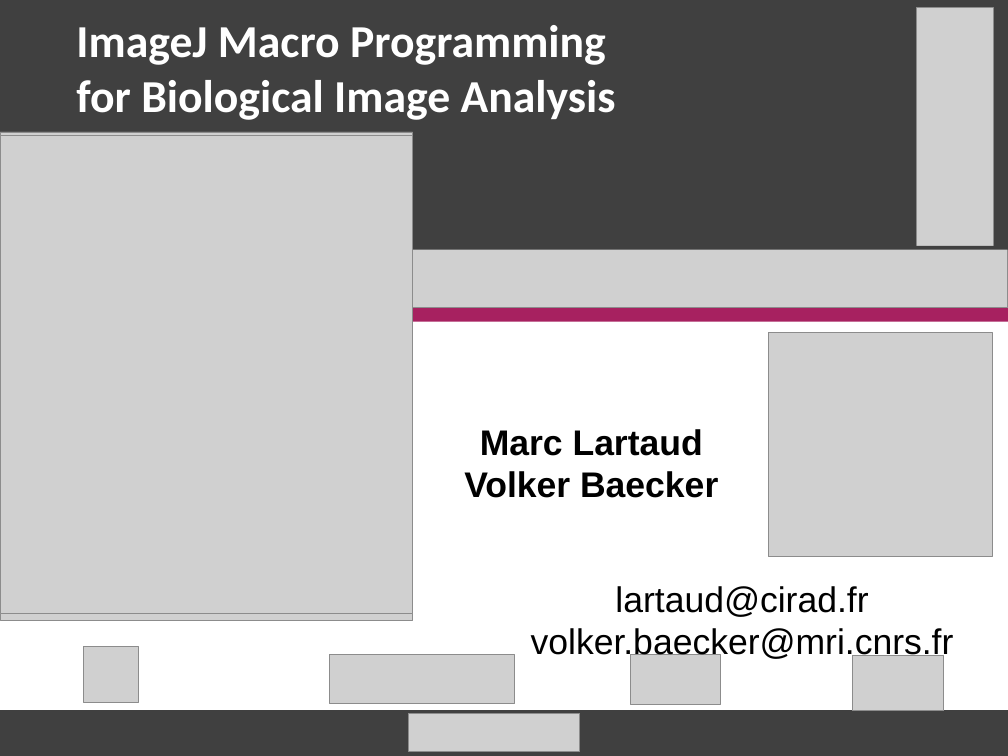
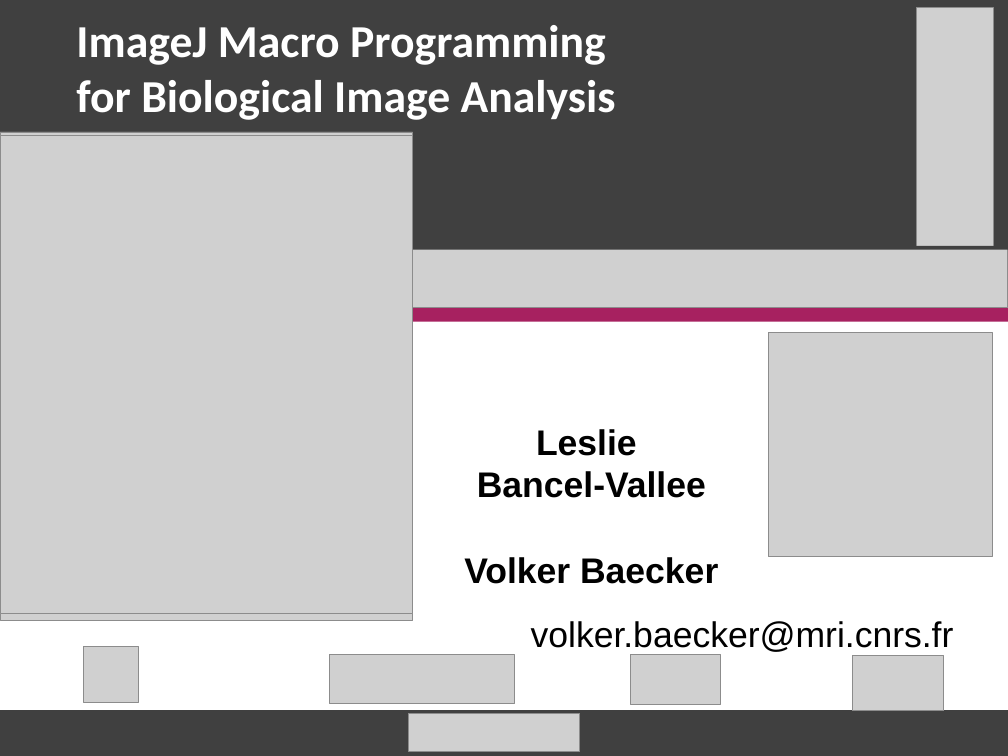
Before and after one commit to MontpellierRessourcesImagerie/ij-macro-programming-workshop, a slide deck: slide 1 of Macro Programming with ImageJ.odp. Drawn at 1008x756 pixels with LibreOffice and Linux fonts; fonts in the diff are those of the drawing; grey boxes stand for pictures; background and template pictures are left out. Boxes give left, top, right and bottom in pixels: in the first picture for what was removed or moved away, otherwise in the second. Text is boxed around its words. In the diff, an @@ line names an element or a change of style, - is before the commit and + after.

```diff
--- a/Macro Programming with ImageJ.odp
+++ b/Macro Programming with ImageJ.odp
@@ text at [477,429,706,498]: text changed @@
-Marc Lartaud
+Leslie
+Bancel-Vallee
@@ text "volker.baecker@mri.cnrs.fr": place and size @@
-text "volker.baecker@mri.cnrs.fr" at [531,586,954,662]
+text "volker.baecker@mri.cnrs.fr" at [531,621,954,655]
@@ text at [615,586,868,617]: paragraph removed @@
-lartaud@cirad.fr
```
Also in this commit, not shown: 16 other files.
